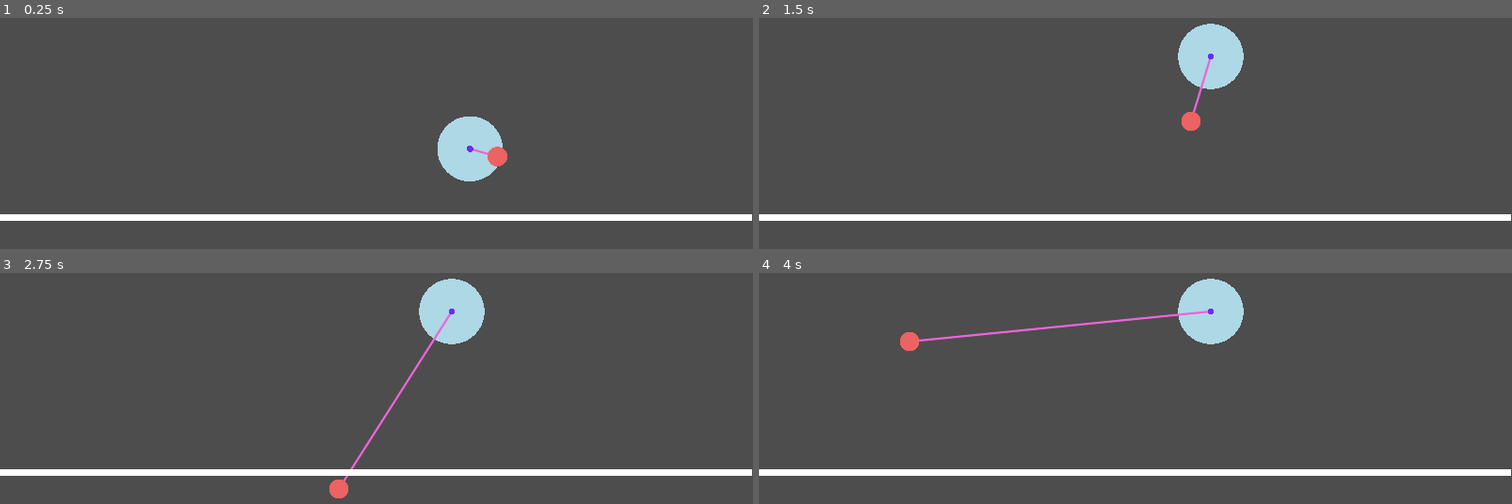
Above: before the commit, frames 1-4 (two rows, left to right).
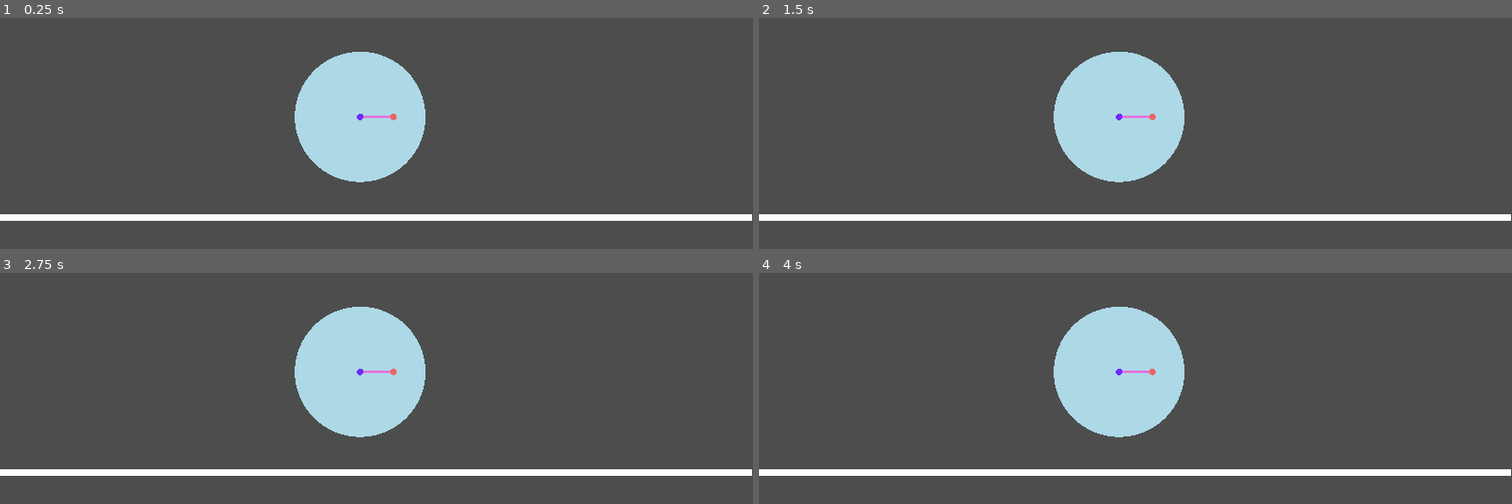
Above: after the commit, the same moments.

Repository: sihlecodes/projectile-motion-simulation
Game: Godot game, scene res://Main.tscn
The game is run twice, just before and just after one commit, with the same random seed, the same clock (stepped at 60 frames per second) and the same inputs.
Inputs (mouse positions are in pixels of both pictures, inside the frame that each line leads up to):
- Up to frame 1 (0.25 s): no input
- Up to frame 2 (1.5 s): tap Enter at 0.5 s; drag from (1225, 149) to (1210, 57) at 0.52 s; tap Space at 1.25 s; drag from (1240, 64) to (1097, 232) at 1.27 s
- Up to frame 3 (2.75 s): tap Enter at 2 s; move the mouse to (451, 312) at 2.02 s; click (451, 312) at 2.17 s
- Up to frame 4 (4 s): tap Space at 2.75 s; drag from (1097, 487) to (909, 339) at 2.77 s; tap Enter at 3.5 s; move the mouse to (1361, 467) at 3.52 s; click (1361, 467) at 3.67 s

The runs differ from the first frame. In frame 1, 9.7% of the frame differs, in the area x 39-68%, y 14-72%; in frame 2, 9.8%; in frame 3, 9.9%; in frame 4, 10%, in the area x 18-65%, y 2-72%.

Commit message:
Added projectile motion functions

Diff:
--- a/Launcher.gd
+++ b/Launcher.gd
@@ -3,21 +3,35 @@
 
 class_name Launcher
 
-@export var range_radius: float = 50
+@export var range_radius: float = 100
 @export var range_color: Color = Color.LIGHT_BLUE
+
+const GRAVITY: float = 9.8
+
+func get_initial_velocity_from(positioner: Positioner) -> Vector2:
+	return global_position - positioner.global_position
+
+func get_velocity_at(x: float, initial_velocity := Vector2.ZERO) -> Vector2:
+	return Vector2(initial_velocity.x, initial_velocity.y + GRAVITY * x)
+
+func get_position_at(x: float, initial_velocity: Vector2) -> Vector2:
+	return Vector2(initial_velocity.x, 0.5 * (initial_velocity + get_velocity_at(x, initial_velocity)).y * x)
 
 func _ready() -> void:
 	super._ready()
 
 	for child in get_children():
 		if child is Positioner:
-			print("Child angle: %s" % rad_to_deg(child.position.angle_to(position)))
+			print("Velocity: %s" % get_initial_velocity_from(child))
+			print("Angle: %s" % rad_to_deg(get_initial_velocity_from(child).angle()))
+			print("Child angle: %s" % rad_to_deg(child.global_position.angle_to(global_position)))
 
 func _draw():
 	draw_circle(Vector2(), range_radius, range_color)
 
 	for child in get_children():
 		if child is Positioner:
+#			print("Angle: %s" % rad_to_deg(get_initial_velocity_from(child).angle_to(Vector2.LEFT)))
 			draw_line(Vector2(), child.position, child.connector_color, 2, true)
 
 	super._draw()
--- a/Main.tscn
+++ b/Main.tscn
@@ -8,18 +8,17 @@
 [node name="Main" type="Node"]
 
 [node name="Launcher" parent="." instance=ExtResource("2_qrun5")]
-position = Vector2(719, 323)
+position = Vector2(551, 274)
 script = ExtResource("1_4y0x0")
-range_radius = 50.0
+range_radius = 100.0
 range_color = Color(0.678431, 0.847059, 0.901961, 1)
 color = Color(0.431373, 0.168627, 0.988235, 1)
 
 [node name="Positioner" parent="Launcher" instance=ExtResource("2_qrun5")]
-position = Vector2(42, 12)
+position = Vector2(51, 0)
 script = ExtResource("2_p10c2")
 connector_color = Color(0.929412, 0.392157, 0.85098, 1)
 color = Color(0.929412, 0.384314, 0.384314, 1)
-radius = 15.15
 
 [node name="Ground" type="Line2D" parent="."]
 position = Vector2(-1, 309)
--- a/Point.gd
+++ b/Point.gd
@@ -1,21 +1,21 @@
-@tool
 extends Node2D
 
 class_name Point
 
-const DRAG_RADIUS = 2000
+const DRAG_RADIUS: float = 1000
+const RADIUS_BUFFER: float = 1 # makes it easier to grab nodes
 
 @export var color: Color = Color.BLACK
-@export var radius: float = 5:
+@export var radius: float = 8:
 	set(_radius):
 		radius = _radius
 		set_shape_radius(radius)
 
 @onready var _previous_position: Vector2 = position
 
-func set_shape_radius(radius: float):
-	if $area/shape.shape:
-		$area/shape.shape.radius = radius
+func set_shape_radius(radius: float) -> void:
+	if $area/shape and $area/shape.shape:
+		$area/shape.shape.radius = radius + RADIUS_BUFFER
 
 func set_disabled(disabled: bool) -> void:
 	$area/shape.disabled = disabled
@@ -39,6 +39,8 @@
 func _on_area_input_event(_viewport: Node, event: InputEvent, _shape_idx: int) -> void:
 	if event is InputEventScreenTouch:
 		if event.is_pressed():
+			# increase the collision circle radius while dragging
+			# ensures that dragging doesn't stop if the mouse leaves the points radius
 			set_shape_radius(DRAG_RADIUS)
 			Points.disable_all_except(self)
 		else:
--- a/Point.tscn
+++ b/Point.tscn
@@ -1,16 +1,13 @@
-[gd_scene load_steps=3 format=3 uid="uid://cvlpph2b12vui"]
+[gd_scene load_steps=2 format=3 uid="uid://cvlpph2b12vui"]
 
 [ext_resource type="Script" path="res://Point.gd" id="1_jkkut"]
 
-[sub_resource type="CircleShape2D" id="CircleShape2D_cbm3u"]
-radius = 5.0
-
 [node name="Point" type="Node2D" groups=["points"]]
 script = ExtResource("1_jkkut")
+radius = 5.0
 
 [node name="area" type="Area2D" parent="."]
 
 [node name="shape" type="CollisionShape2D" parent="area"]
-shape = SubResource("CircleShape2D_cbm3u")
 
 [connection signal="input_event" from="area" to="." method="_on_area_input_event"]
--- a/Positioner.gd
+++ b/Positioner.gd
@@ -1,3 +1,4 @@
+@tool
 extends Point
 
 class_name Positioner
